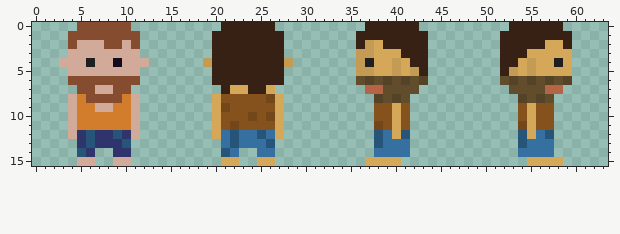
Pixel-art sprite -- data/man.png. That is the earlier state.
The file is 64x16 pixels. Colours within 5 levels of each other are drawn and written as one.
The same view after the edit:
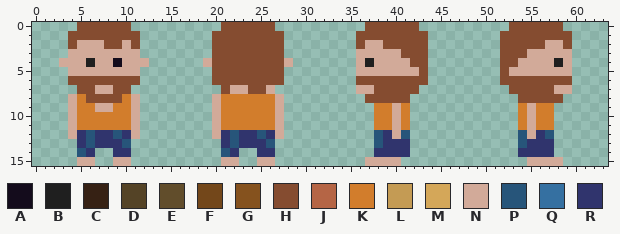
Palette (. is transparent): A #140c1c  B #1f1f1f  C #362114  D #544326  E #614d2b  F #73471a  G #85521e  H #854c30  J #b56545  K #d27d2c  L #c49b54  M #d4a759  N #d2aa99  P #27557a  Q #3570a1  R #30346d
From old to new:
Changed rows in their new state; - is an unchanged pixel.
first column x 19:
 0 --HHHHHH----------HHHHHH----------HHHHHH-
 1 -HHHHHHHH--------HHHHHHHH--------HHHHHHHH
 2 -HHHHHHHH--------HNNHHHHH--------HHHHHNNH
 3 -HHHHHHHH--------NNNNNHHH--------HHHNNNNN
 4 NHHHHHHHHN-------N-NNNNHH--------HHNNNN-N
 5 -HHHHHHHH--------NNNNNNNH--------HNNNNNNN
 6 -HHHHHHHH--------HHHHHHHH--------HHHHHHHH
 7 --HNNHHN---------NNHHHHH----------HHHHHNN
 8 -NKKKKKKN---------HHHHH------------HHHHH-
 9 -NKKKKKKN----------KKNK------------KNKK--
10 -NKKKKKKN----------KKNK------------KNKK--
11 -NKKKKKKN----------KKNK------------KNKK--
12 -NR-RR-RN-----------RN--------------NR---
13 --R-RRR-------------RRR-------------RRR--
14 ---R--RR-----------RRRR------------RRRR--
15 --NN--NN----------NNNN--------------NNNN-
